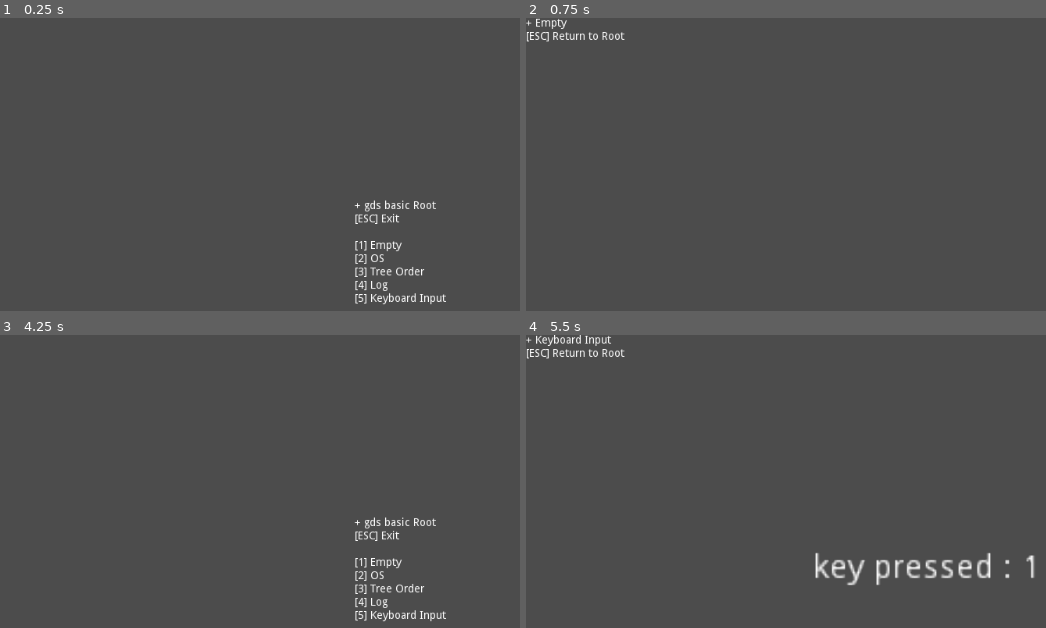
Above: before the commit, frames 1-4 (two rows, left to right).
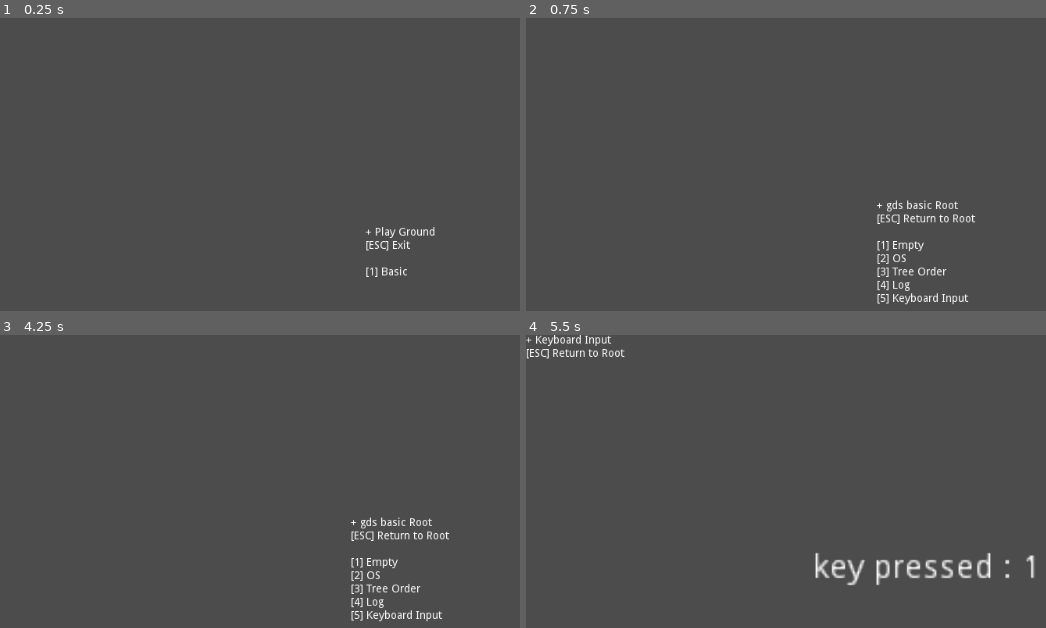
Above: after the commit, the same moments.

Repository: R2Road/godot_playground
Game: Godot game, scene res://PlayGround.tscn
Two runs of this game, one before a commit and one after it. Both use one fixed random seed, a clock stepped at 60 frames per second and the inputs below. Before the commit the project starts from res://gds_basic/gds_basic_RootScene.tscn.
Inputs:
- Up to frame 1 (0.25 s): no input
- Up to frame 2 (0.75 s): tap Enter at 0.5 s; tap 1 at 0.6 s
- Up to frame 3 (4.25 s): tap Space at 1.25, 2.75 s; tap 1 at 1.35, 2.3, 3.05, 3.8 s; tap Enter at 2, 3.5 s; tap 2 at 2.1 s; tap 3 at 2.85 s; tap 4 at 3.6 s; tap Escape at 4.15 s
- Up to frame 4 (5.5 s): tap 5 at 4.35 s; tap 1 at 4.55, 5.1 s; tap Space at 5 s

The runs differ from the first frame. In frame 1, 1.4% of the frame differs, in the area x 68-86%, y 62-98%; in frame 2, 1.6%; in frame 3, 1.6%, in the area x 67-87%, y 62-98%; in frame 4, nothing differs.

Commit message:
update scene : PlayGround

Diff:
--- a/2d_ground/PlayGround.gd
+++ b/2d_ground/PlayGround.gd
@@ -4,7 +4,10 @@
 var title_string = \
 	"+ Play Ground" \
 	+ "\n" \
-	+ "[ESC] Exit"
+	+ "[ESC] Exit" \
+	+ "\n\n" \
+	+ "[1] Basic" \
+	+ ""
 
 
 func _ready():
@@ -20,7 +23,15 @@
 
 
 func _input(event):
-	if event is InputEventKey and event.is_pressed():
-		if event.scancode == KEY_ESCAPE:
+	if !(event is InputEventKey ):
+		return
+
+	if !event.is_pressed():
+		return
+
+	match event.scancode:
+		KEY_ESCAPE:
 			set_process_input( false )
 			get_tree().quit()
+		KEY_1:
+			get_tree().change_scene("res://gds_basic/gds_basic_RootScene.tscn")
--- a/2d_ground/gds_basic/gds_basic_RootScene.gd
+++ b/2d_ground/gds_basic/gds_basic_RootScene.gd
@@ -4,7 +4,7 @@
 var title_string = \
 	"+ gds basic Root" \
 	+ "\n" \
-	+ "[ESC] Exit" \
+	+ "[ESC] Return to Root" \
 	+ "\n\n" \
 	+ "[1] Empty" \
 	+ "\n" \
@@ -39,8 +39,7 @@
 
 	match event.scancode:
 		KEY_ESCAPE:
-			set_process_input( false )
-			get_tree().quit()
+			get_tree().change_scene("res://PlayGround.tscn")
 		KEY_1:
 			get_tree().change_scene("res://gds_basic/gds_basic_EmptyScene.tscn")
 		KEY_2:
--- a/2d_ground/project.godot
+++ b/2d_ground/project.godot
@@ -16,7 +16,7 @@
 [application]
 
 config/name="2d_ground"
-run/main_scene="res://gds_basic/gds_basic_RootScene.tscn"
+run/main_scene="res://PlayGround.tscn"
 config/icon="res://icon.png"
 
 [rendering]
